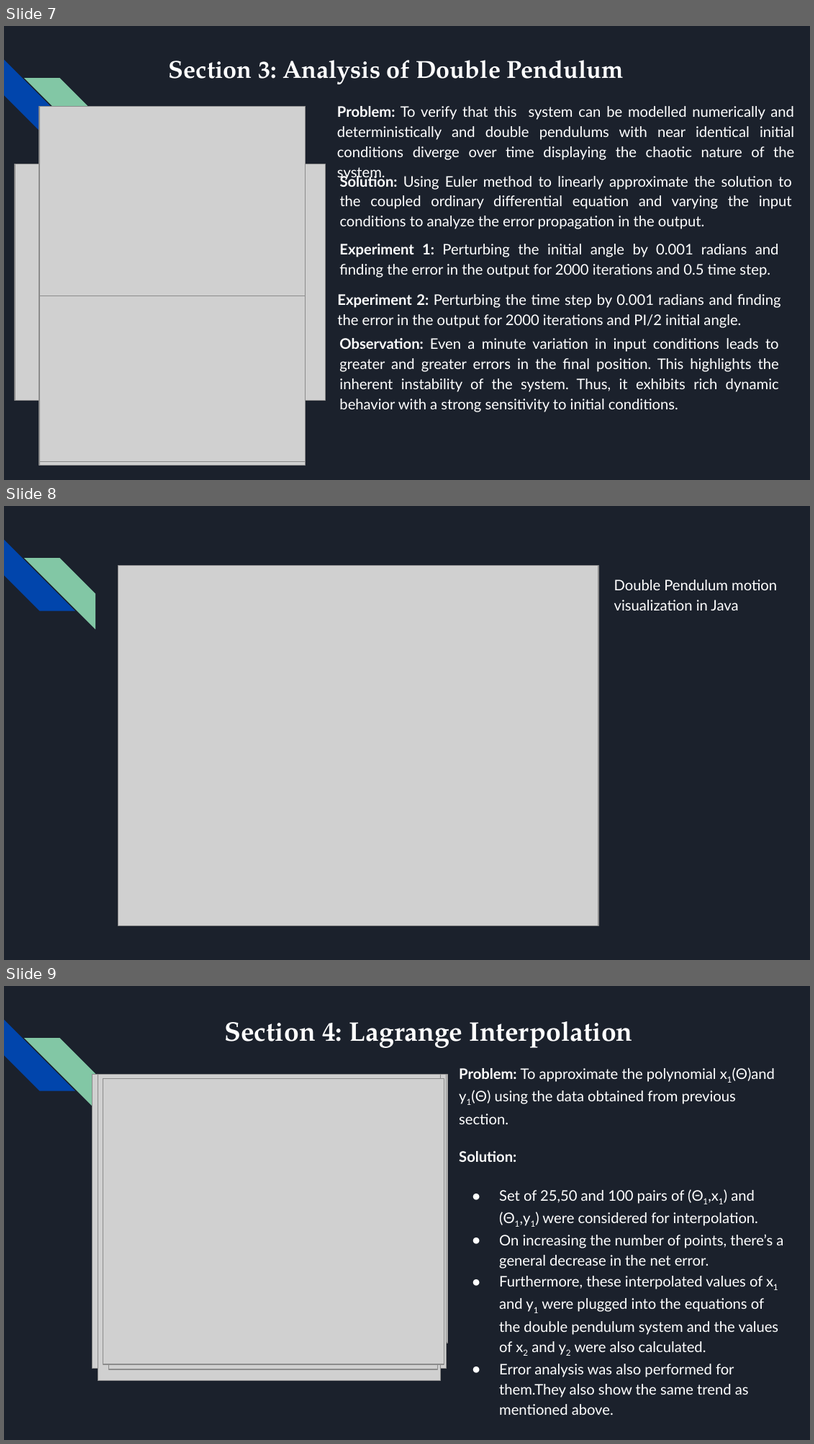
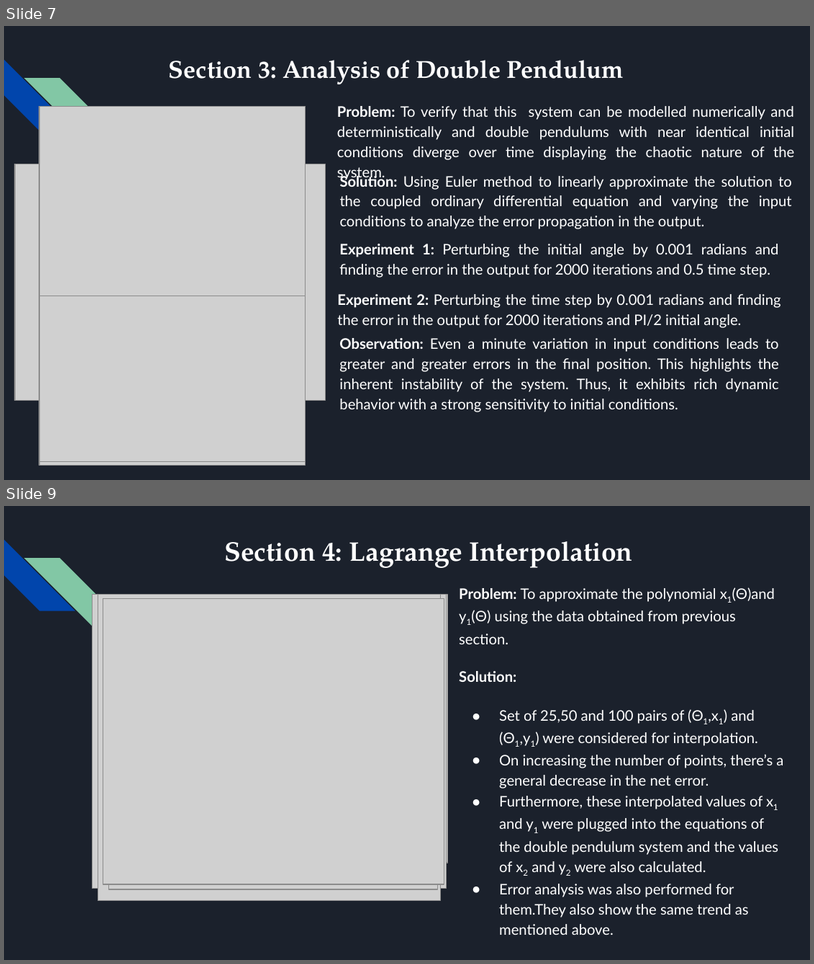
Before and after one commit to shantanutyagi67/CS374_Labs, a slide deck: Project/Submission/201801015_ProjectPPT.pptx. Shown one above the other, each under a label of ours: slides 7, 8 and 9 before the commit, slides 7 and 9 after it; the slides between them are not shown. The pictures are 814x1444 and 814x964 pixels, drawn with LibreOffice and Linux fonts; fonts in the diff are those of the drawing; grey boxes stand for pictures. Boxes give left, top, right and bottom in pixels: in the first picture for what was removed or moved away, otherwise in the second. Text is boxed around its words. In the diff, an @@ line names an element or a change of style, - is before the commit and + after.

```diff
--- a/Project/Submission/201801015_ProjectPPT.pptx
+++ b/Project/Submission/201801015_ProjectPPT.pptx
@@ slide 8 removed at [4, 506, 810, 960], background #1B212C; not listed: 2 template elements that a slide beside it also shows @@
@@ picture removed at [118, 566, 599, 926] @@
@@ text removed at [615, 579, 777, 610] @@
-Double Pendulum motion visualization in Java
```
Also in this commit, not shown: 2 slides changed, 7 slides added, 6 other files.
